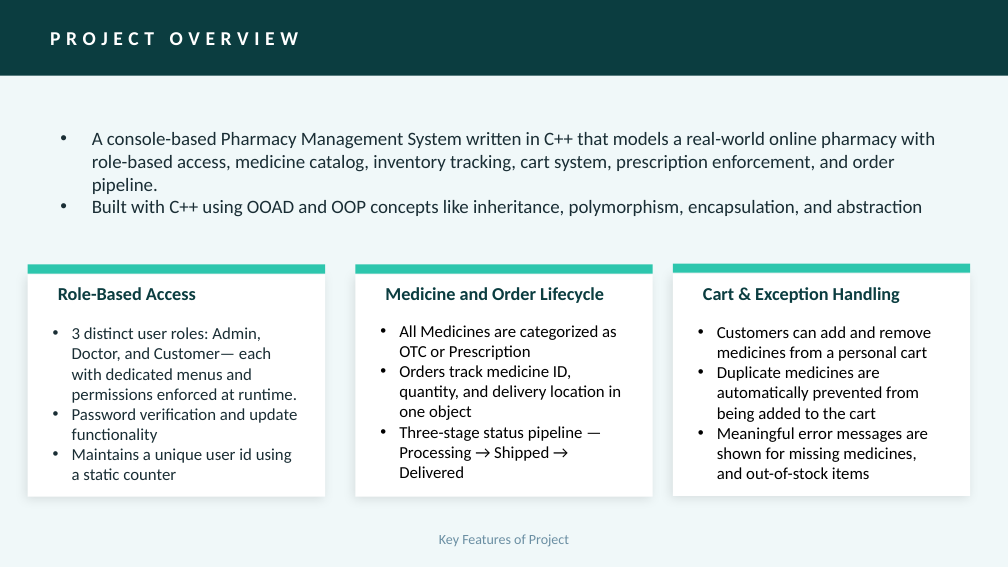
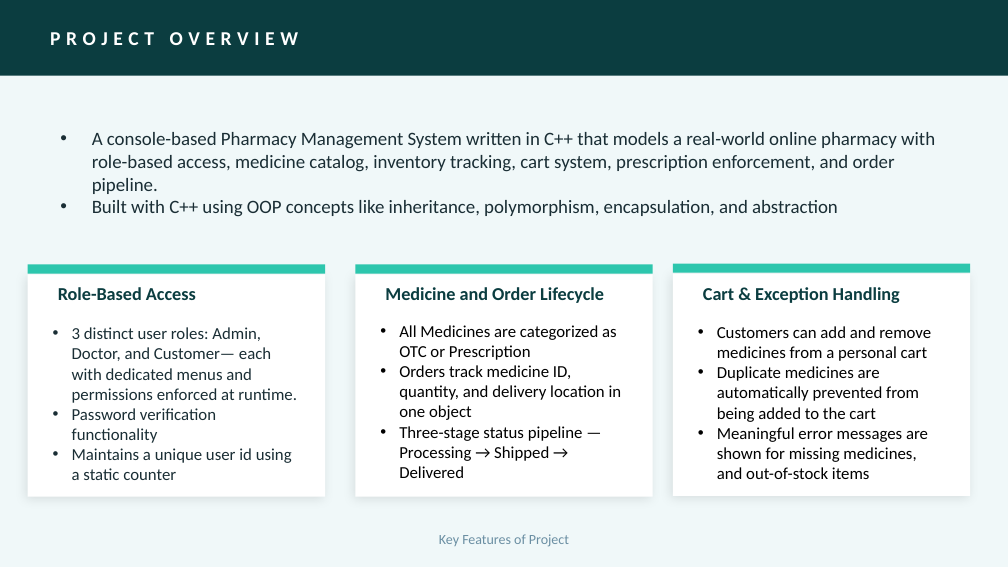
Before and after one commit to vishalbala-nps/OOPSProject, a slide deck: slide 2 of Pharmacy_Management_System (1).pptx. Drawn at 1008x567 pixels with LibreOffice and Linux fonts; fonts in the diff are those of the drawing. Boxes give left, top, right and bottom in pixels: in the first picture for what was removed or moved away, otherwise in the second. Text is boxed around its words. In the diff, an @@ line names an element or a change of style, - is before the commit and + after.

```diff
--- a/Pharmacy_Management_System (1).pptx
+++ b/Pharmacy_Management_System (1).pptx
@@ text at <box>92,200,838,217</box>: text changed @@
-• Built with C++ using OOAD and OOP concepts like inheritance, polymorphism, encapsulation, and abstraction
+• Built with C++ using OOP concepts like inheritance, polymorphism, encapsulation, and abstraction
@@ text at <box>72,408,216,443</box>: text changed @@
-• Password verification and update functionality
+• Password verification functionality
```
Also in this commit, not shown: 9 other files.
